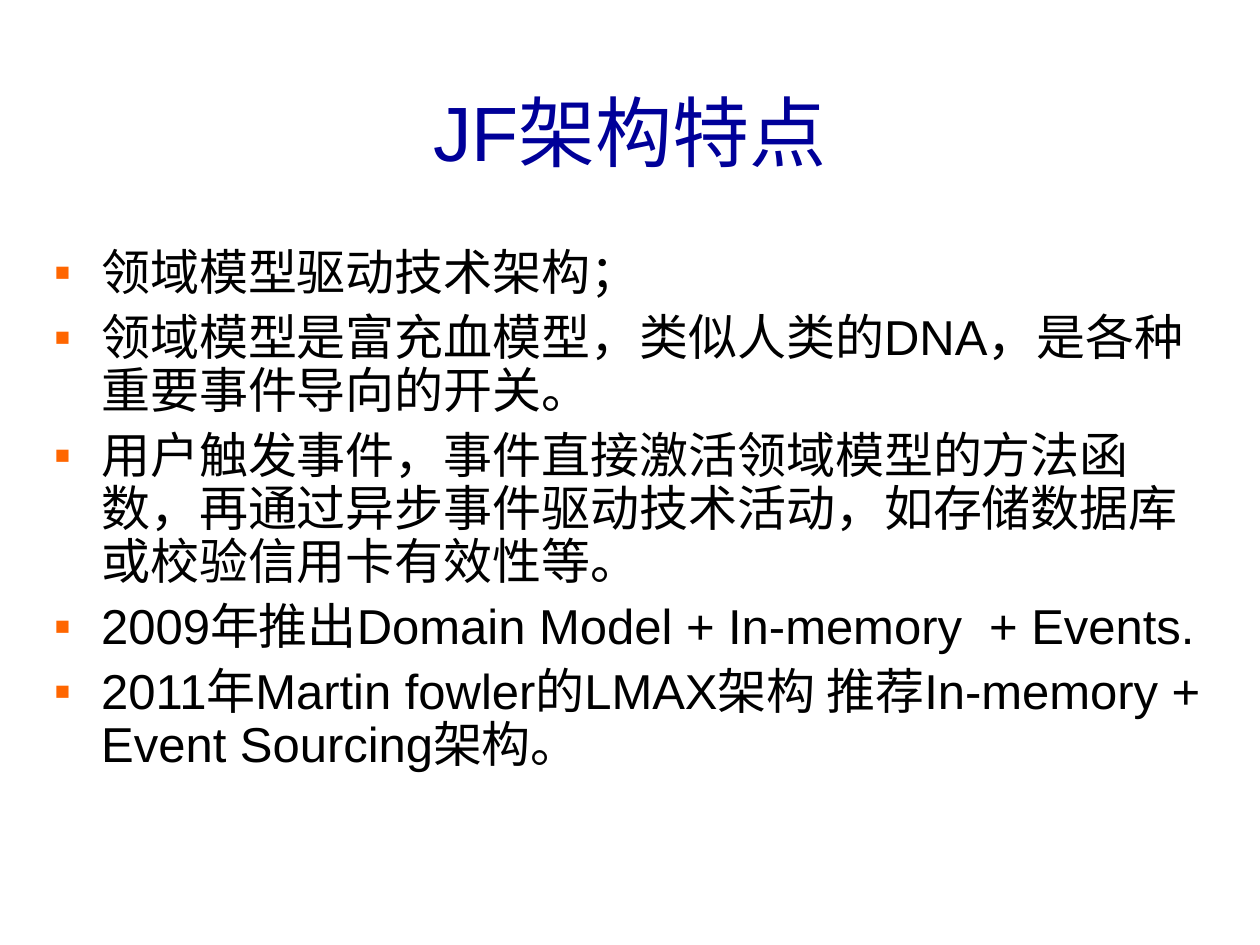
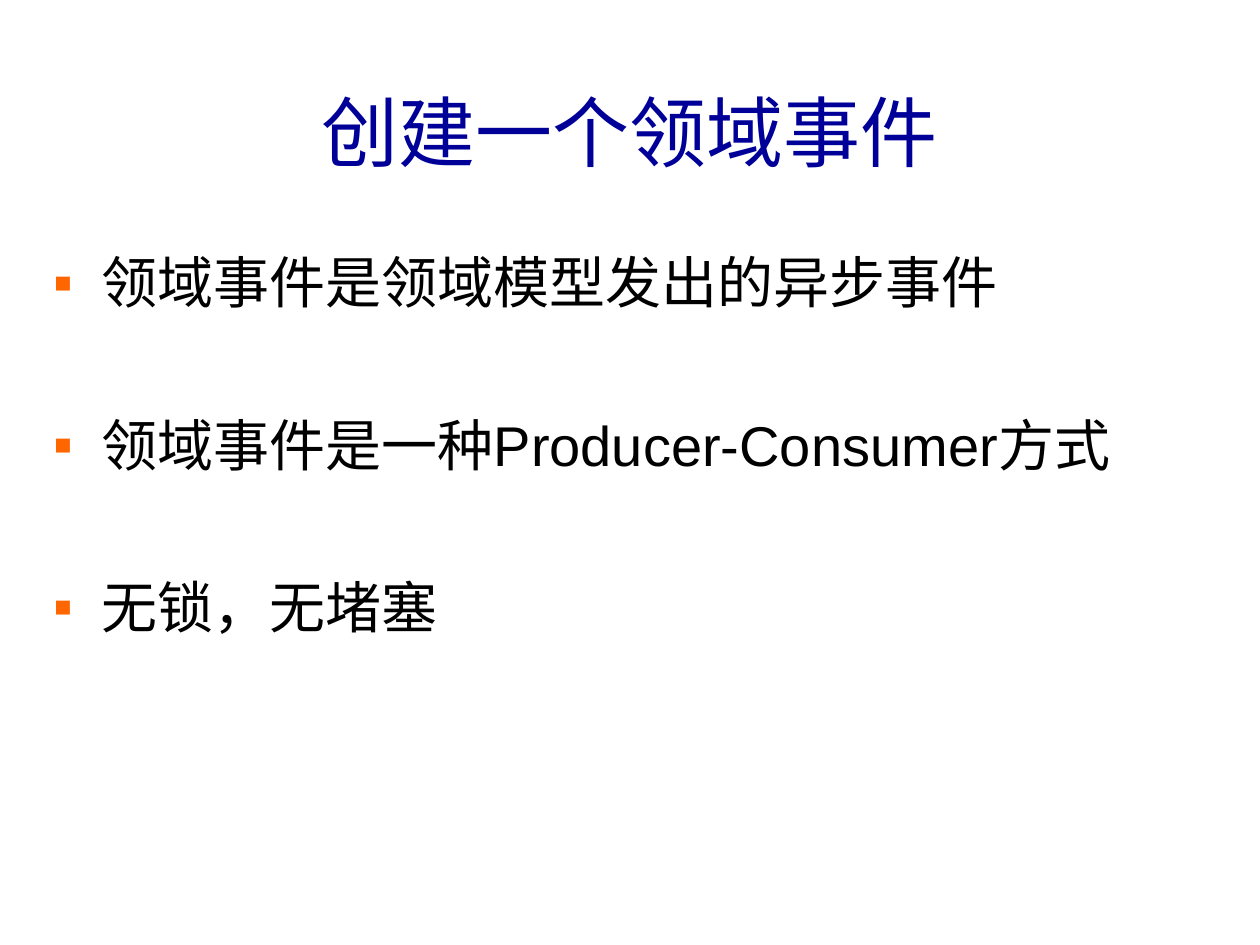
Before and after one commit to banq/jdonframework, a slide deck: slide 23 of doc/chinese/JdonFramework.ppt (slide 9 before the commit). Drawn at 1260x945 pixels with LibreOffice and Linux fonts; fonts in the diff are those of the drawing; background and template pictures are left out. Boxes give left, top, right and bottom in pixels: in the first picture for what was removed or moved away, otherwise in the second. Text is boxed around its words. In the diff, an @@ line names an element or a change of style, - is before the commit and + after.

```diff
--- a/doc/chinese/JdonFramework.ppt
+++ b/doc/chinese/JdonFramework.ppt
@@ title at (x1=322, y1=96, x2=938, y2=168): text changed @@
-JF架构特点
+创建一个领域事件
@@ text at (x1=101, y1=256, x2=1110, y2=634): text changed; size 28 to 32 pt @@
-▪ 领域模型驱动技术架构；
-▪ 领域模型是富充血模型，类似人类的DNA，是各种重要事件导向的开关。
-▪ 用户触发事件，事件直接激活领域模型的方法函数，再通过异步事件驱动技术活动，如存储数据库或校验信用卡有效性等。
-▪ 2009年推出Domain Model + In-memory + Events.
-▪ 2011年Martin fowler的LMAX架构 推荐In-memory + Event Sourcing架构。
+▪ 领域事件是领域模型发出的异步事件
+▪ 领域事件是一种Producer-Consumer方式
+▪ 无锁，无堵塞
```
Also in this commit, not shown: 4 other slides changed, 7 slides added, 2 slides removed, 1 other file.
